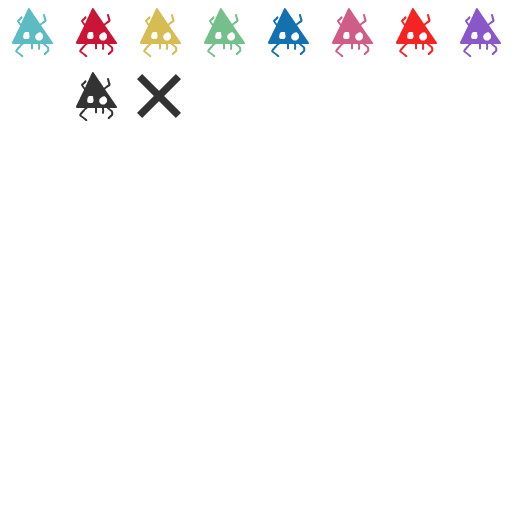
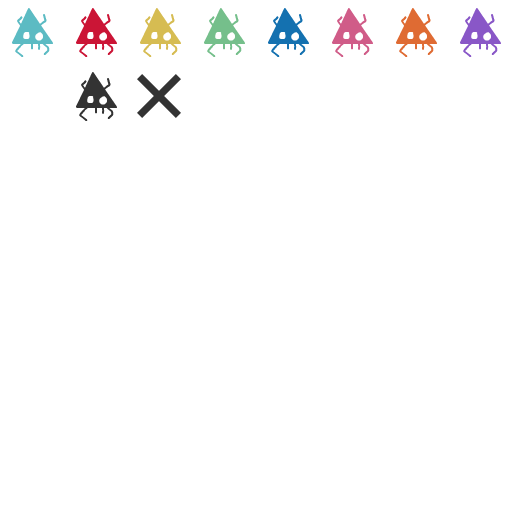
Layers edited between the first and the second 512 × 512 image:
pixels changed over [396, 8, 437, 57] (layer not identified)
